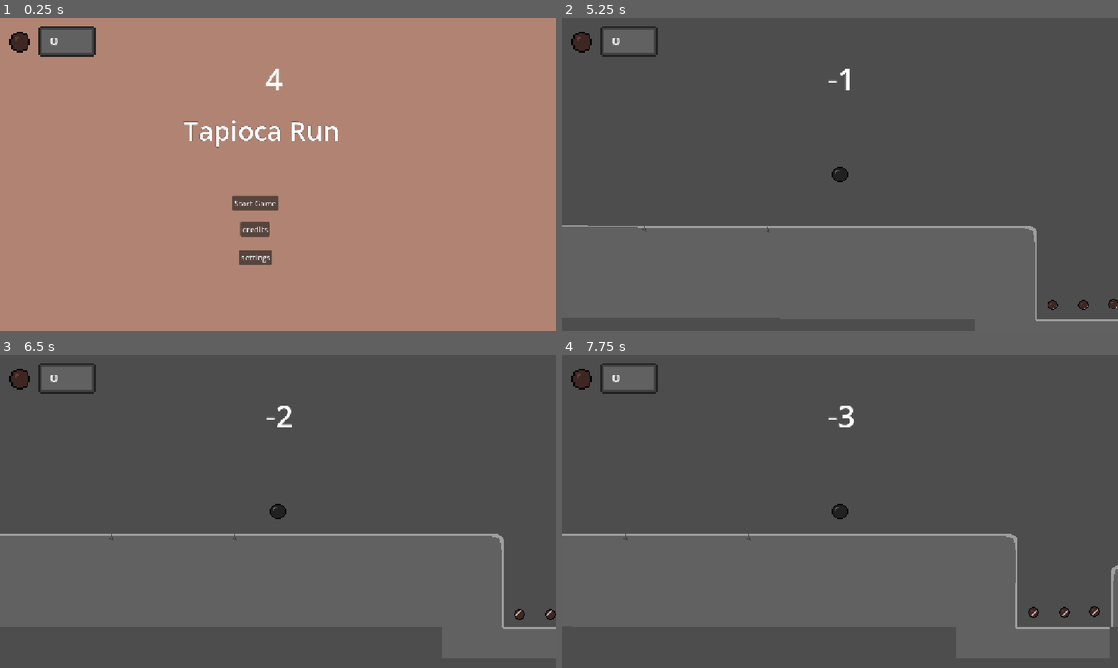
Above: before the commit, frames 1-4 (two rows, left to right).
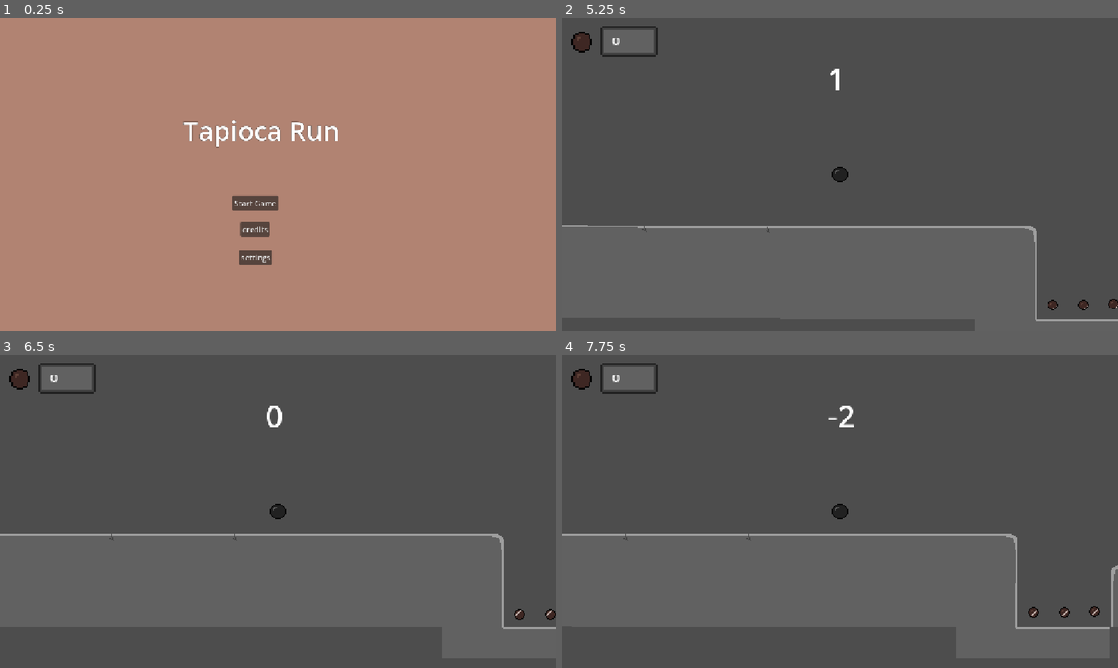
Above: after the commit, the same moments.

Repository: Adi-Ari-17/tapioca-run
Game: Godot game, scene res://scenes/main.tscn
Two runs of this game, one before a commit and one after it. Both use one fixed random seed, a clock stepped at 60 frames per second and the inputs below.
Inputs:
- Up to frame 1 (0.25 s): no input
- Up to frame 2 (5.25 s): click "Start Game" at 0.5 s; click "Start Game" at 1.25 s; hold Right (right) 2.03-3.53 s; tap Up (up) at 2.27, 3.02, 4.52 s; hold Left (left) 3.53-4.28 s; hold Right (right) from 4.28 s (still down)
- Up to frame 3 (6.5 s): tap Up (up) at 5.27, 6.02 s; release Right (right) at 5.78 s; hold Left (left) from 5.78 s (still down)
- Up to frame 4 (7.75 s): release Left (left) at 6.53 s; hold Right (right) 6.53-7.28 s; hold Left (left) from 7.28 s (still down); tap Up (up) at 7.52 s

The runs differ from the first frame. In frame 1, 1.3% of the frame differs, in the area x 1-51%, y 2-24%; in frame 2, 0.1%; in frame 3, 0.2%; in frame 4, less than 0.1%.

Commit message:
almost countdown

Diff:
--- a/tapioca-run/countdown.gd
+++ b/tapioca-run/countdown.gd
@@ -10,12 +10,13 @@
 
 # Called every frame. 'delta' is the elapsed time since the previous frame.
 func _process(delta: float) -> void:
-	if not waiting:
-		GameManager.countdown -= 1
-		label.text = str(GameManager.countdown)
-		if GameManager.countdown <= 0:
-			pass
-	_trigger()
+	if GameManager.countstart:
+		if not waiting:
+			GameManager.countdown -= 1
+			label.text = str(GameManager.countdown)
+			if GameManager.countdown <= 0:
+				pass
+		_trigger()
 
 func _trigger() -> void:
 	if waiting:
--- a/tapioca-run/scenes/main.tscn
+++ b/tapioca-run/scenes/main.tscn
@@ -87,5 +87,5 @@
 [node name="countdown" parent="GUI" unique_id=1009133850 instance=ExtResource("5_tbgi4")]
 position = Vector2(-4, 8)
 
-[node name="Node2D" parent="GUI" unique_id=1661951141 instance=ExtResource("4_jyhfs")]
+[node name="hud" parent="GUI" unique_id=1661951141 instance=ExtResource("4_jyhfs")]
 position = Vector2(107, 48)
--- a/tapioca-run/scripts/GameManager.gd
+++ b/tapioca-run/scripts/GameManager.gd
@@ -4,4 +4,5 @@
 var current_level: String = "res://scenes/level_1.tscn"
 var spawn_pos: Vector2 = Vector2(0, 0)
 var coins: int = 0
-var countdown: int = 5
+var countdown: int = 6
+var countstart: bool = false
--- a/tapioca-run/scripts/main.gd
+++ b/tapioca-run/scripts/main.gd
@@ -4,12 +4,19 @@
 @onready var player: CharacterBody2D = $Player
 @onready var transition_layer: Node = $GUI/TransitionLayer
 @onready var current_level_node: Node = null
+@onready var countdown: Node = $GUI/countdown
+@onready var hud: Node = $GUI/hud
 
 func _ready() -> void:
 	if player:
 		player.hide()
 		player.process_mode = PROCESS_MODE_DISABLED
+	if countdown:
+		countdown.hide()
+	if hud:
+		hud.hide()
 	load_menu()
+
 
 func load_menu() -> void:
 	var menu_scene = load("res://scenes/menu.tscn").instantiate()
@@ -20,6 +27,11 @@
 	if player:
 		player.set_physics_process(true)
 	change_level(GameManager.current_level, GameManager.spawn_pos)
+	if countdown:
+		countdown.show()
+		GameManager.countstart = true
+	if hud:
+		hud.show()
 
 func change_level(level: String, spawn_pos: Vector2) -> void:
 	GameManager.controls_allowed = false
